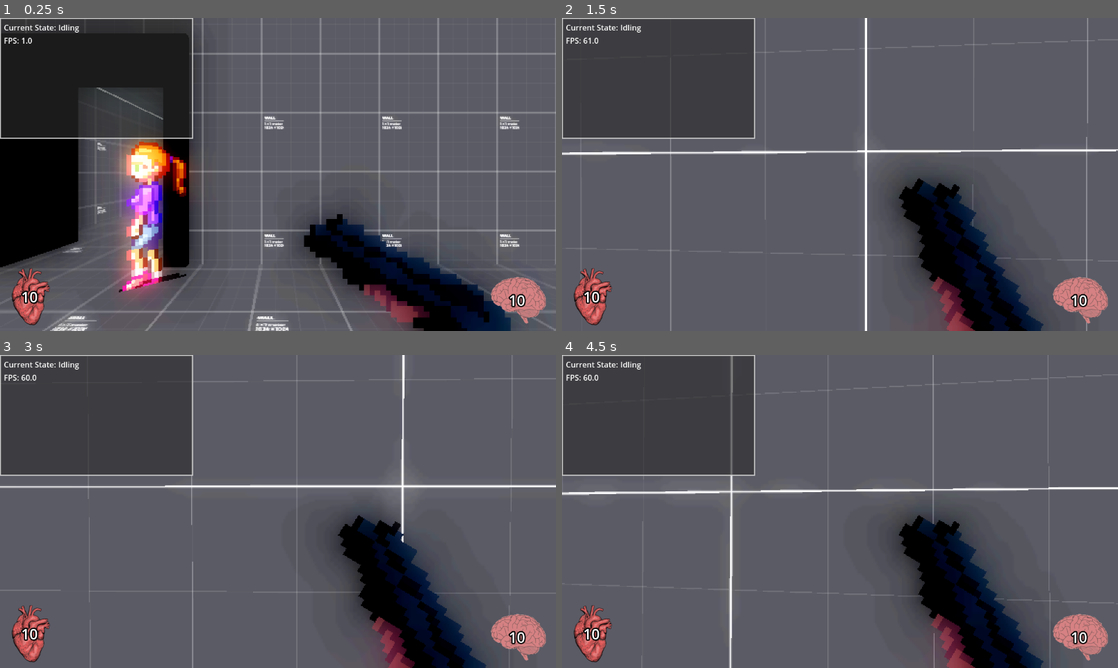
Above: before the commit, frames 1-4 (two rows, left to right).
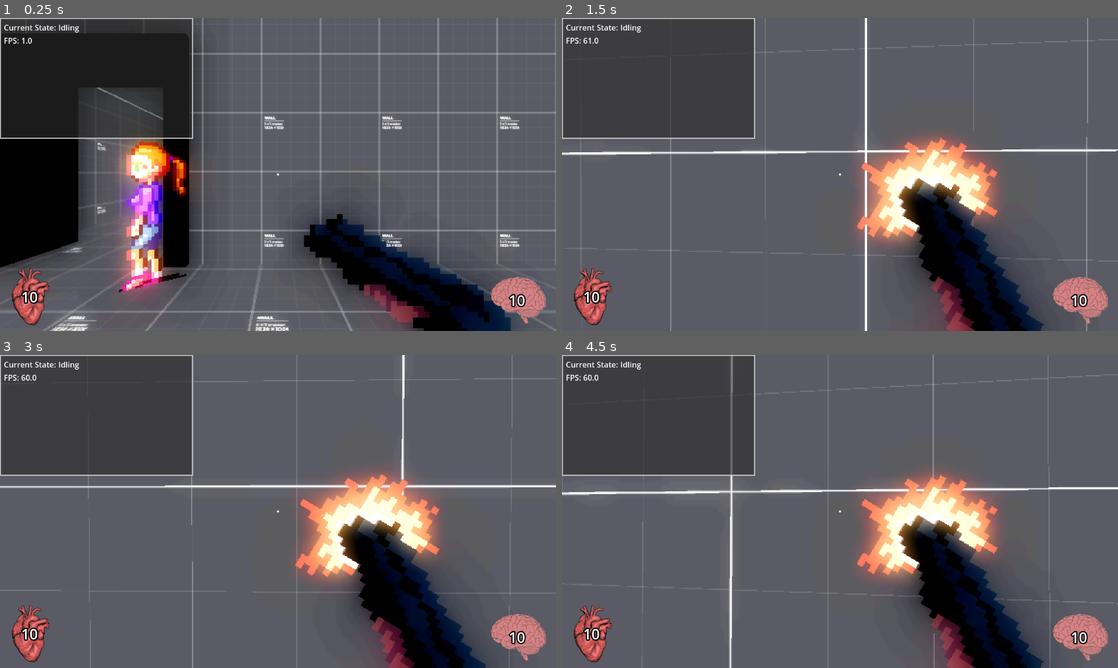
Above: after the commit, the same moments.

Repository: Jaret-McManus/BoomerShooter
Game: Godot game, scene res://scenes/main.tscn
Two runs of this game, one before a commit and one after it. Both use one fixed random seed, a clock stepped at 60 frames per second and the inputs below. Sound files missing from this copy of the repository are replaced by a short silence.
Inputs (mouse positions are in pixels of both pictures, inside the frame that each line leads up to):
- Up to frame 1 (0.25 s): no input
- Up to frame 2 (1.5 s): tap Enter at 0.5 s; move the mouse to (867, 174) at 0.52 s; press the mouse at (867, 174) at 0.53 s; hold W (forward) from 0.53 s (still down); tap Space (jump) at 0.77 s; move the mouse to (812, 174) at 1.27 s; release the mouse at (812, 174) at 1.28 s; click (812, 174) at 1.35 s
- Up to frame 3 (3 s): keep holding W (forward); tap Space (jump) at 1.52 s; move the mouse to (289, 505) at 2.02 s; press the mouse at (289, 505) at 2.03 s; move the mouse to (272, 517) at 2.77 s; release the mouse at (272, 517) at 2.78 s; click (272, 517) at 2.85 s
- Up to frame 4 (4.5 s): keep holding W (forward); tap Space (jump) at 3.02, 3.77 s; move the mouse to (878, 514) at 3.52 s; press the mouse at (878, 514) at 3.53 s; move the mouse to (795, 508) at 4.27 s; release the mouse at (795, 508) at 4.28 s; click (795, 508) at 4.35 s

The runs differ from the first frame. In frame 1, less than 0.1% of the frame differs, in the area x 49-51%, y 49-51%; in frame 2, 6.4%; in frame 3, 6.6%, in the area x 49-80%, y 36-74%; in frame 4, 6.4%.

Commit message:
added reticle and muzzle flash

Diff:
--- a/scenes/main.tscn
+++ b/scenes/main.tscn
@@ -136,4 +136,18 @@
 layout_mode = 2
 theme = SubResource("Theme_o6xl0")
 
+[node name="Reticle" type="ColorRect" parent="GUIManager"]
+anchors_preset = 8
+anchor_left = 0.5
+anchor_top = 0.5
+anchor_right = 0.5
+anchor_bottom = 0.5
+offset_left = -2.0
+offset_top = -2.0
+offset_right = 2.0
+offset_bottom = 2.0
+grow_horizontal = 2
+grow_vertical = 2
+mouse_filter = 2
+
 [node name="NoteLayer" type="CanvasLayer" parent="."]
--- a/scenes/weapons/weapon.tscn
+++ b/scenes/weapons/weapon.tscn
@@ -1,9 +1,10 @@
-[gd_scene load_steps=10 format=3 uid="uid://clix1dx2c7my4"]
+[gd_scene load_steps=11 format=3 uid="uid://clix1dx2c7my4"]
 
 [ext_resource type="Script" uid="uid://cdm7i4daoys2s" path="res://scripts/weapon.gd" id="1_eo7p8"]
 [ext_resource type="PackedScene" uid="uid://bwp4f1lsxpo37" path="res://scenes/weapons/projectile.tscn" id="2_4uykt"]
 [ext_resource type="Script" uid="uid://b0lah8dfrfcux" path="res://scripts/component_scripts/sound_component.gd" id="2_eo7p8"]
-[ext_resource type="Texture2D" uid="uid://bu6w4pblcb4mp" path="res://textures/weapons/newshovel.png" id="3_4uykt"]
+[ext_resource type="Texture2D" uid="uid://bwpcfyjqtco8q" path="res://textures/weapons/newshotgun.png" id="3_b37ah"]
+[ext_resource type="Texture2D" uid="uid://n1linkecdcfx" path="res://textures/weapons/sg_muzzle_flash.png" id="4_anm00"]
 
 [sub_resource type="BoxShape3D" id="BoxShape3D_n0nf3"]
 size = Vector3(1, 2, 1)
@@ -61,6 +62,18 @@
 "transitions": PackedFloat32Array(1, 1),
 "update": 1,
 "values": [Vector3(0, 0, -0.541052), Vector3(0, 0, 0)]
+}
+tracks/2/type = "value"
+tracks/2/imported = false
+tracks/2/enabled = true
+tracks/2/path = NodePath("FlashSprite:visible")
+tracks/2/interp = 1
+tracks/2/loop_wrap = true
+tracks/2/keys = {
+"times": PackedFloat32Array(0, 0.2),
+"transitions": PackedFloat32Array(1, 1),
+"update": 1,
+"values": [true, false]
 }
 
 [sub_resource type="Animation" id="Animation_n0nf3"]
@@ -121,7 +134,16 @@
 pixel_size = 0.02
 no_depth_test = true
 texture_filter = 0
-texture = ExtResource("3_4uykt")
+texture = ExtResource("3_b37ah")
+
+[node name="FlashSprite" type="Sprite3D" parent="Sprite"]
+transform = Transform3D(1, 0, 0, 0, 1, 0, 0, 0, 1, 0, 0, -0.0116848)
+visible = false
+pixel_size = 0.02
+double_sided = false
+no_depth_test = true
+texture_filter = 0
+texture = ExtResource("4_anm00")
 
 [node name="Area3D" type="Area3D" parent="."]
 collision_layer = 2
--- a/scripts/weapon.gd
+++ b/scripts/weapon.gd
@@ -132,7 +132,7 @@
 
 func fire_shotgun() -> void:
 	const NUM_PELLETS: int = 12
-	const SPEED: float = 60
+	const SPEED: float = 90
 	const LIFETIME: float = 1
 	const DAMAGE: float = 3
 	const KNOCKBACK_FORCE: Vector3 = Vector3(0.0, 0.5, 0.0)
Binary file changed: textures/weapons/newshovel.png
Not shown, changed: textures/weapons/projectile.png.import
Binary file added: textures/weapons/sg_muzzle_flash.png
Not shown, added: textures/weapons/sg_muzzle_flash.png.import
